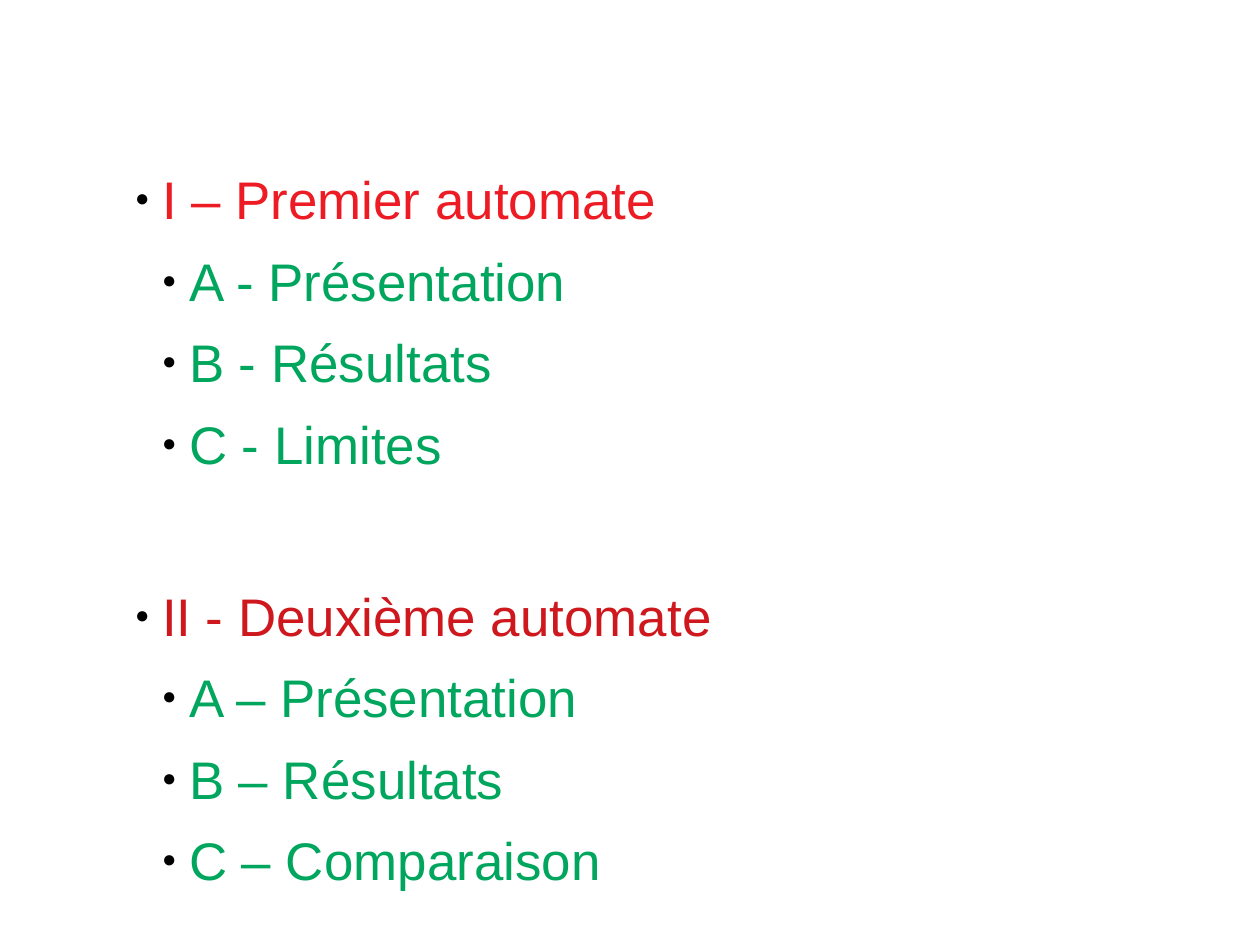
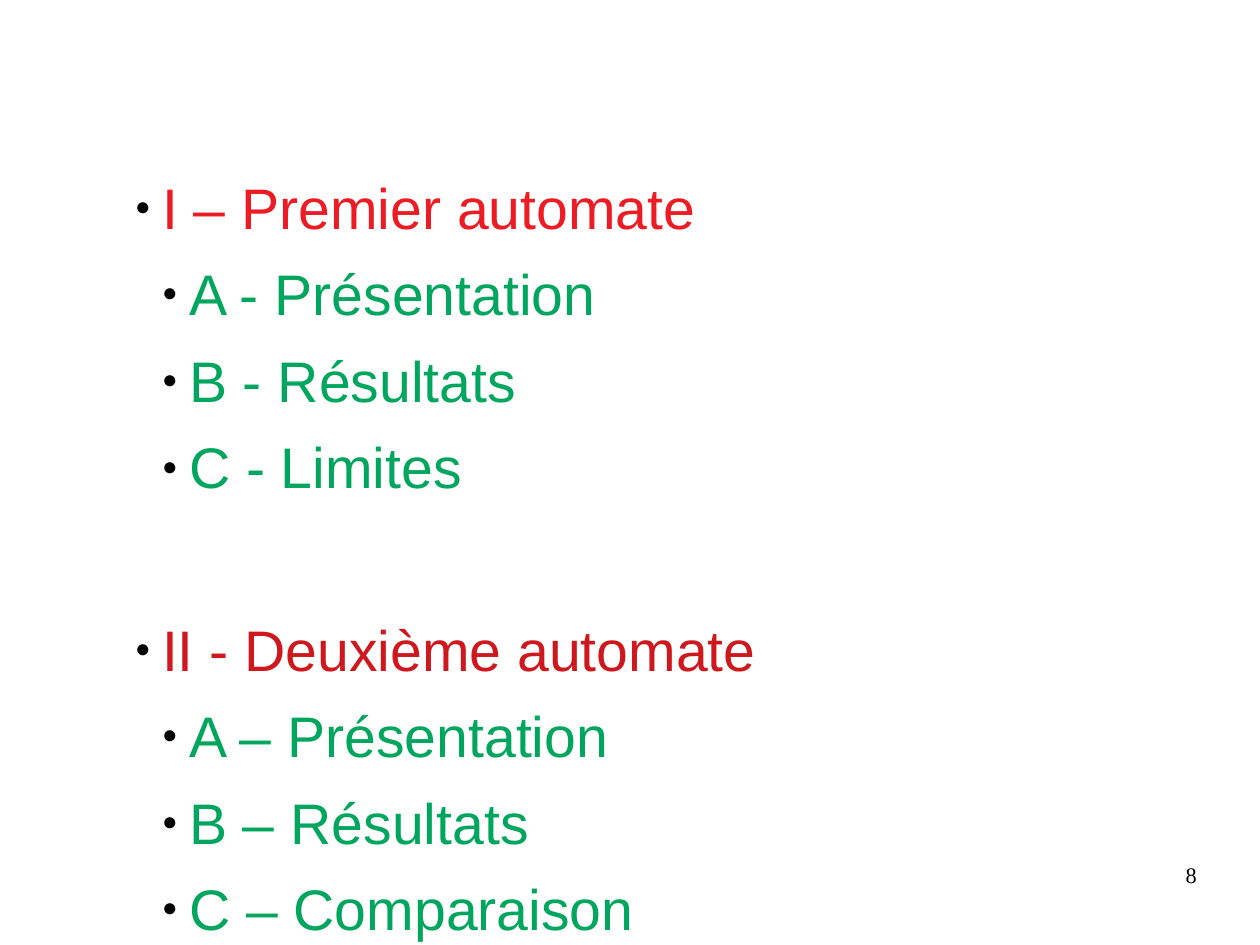
Before and after one commit to Arthurrre/TIPE_Automate, a slide deck: slide 8 of diapo/présentation.odp. Drawn at 1260x945 pixels with LibreOffice and Linux fonts; fonts in the diff are those of the drawing. Boxes give left, top, right and bottom in pixels: in the first picture for what was removed or moved away, otherwise in the second. Text is boxed around its words. In the diff, an @@ line names an element or a change of style, - is before the commit and + after.

```diff
--- a/diapo/présentation.odp
+++ b/diapo/présentation.odp
@@ text "I – Premier automate" at (162,187,755,941): size 33.3 to 36 pt @@
@@ page number added at (1186,868,1197,884), 14 pt, text #000000 @@
+8
```
Also in this commit, not shown: 11 other slides changed, 15 other files.
